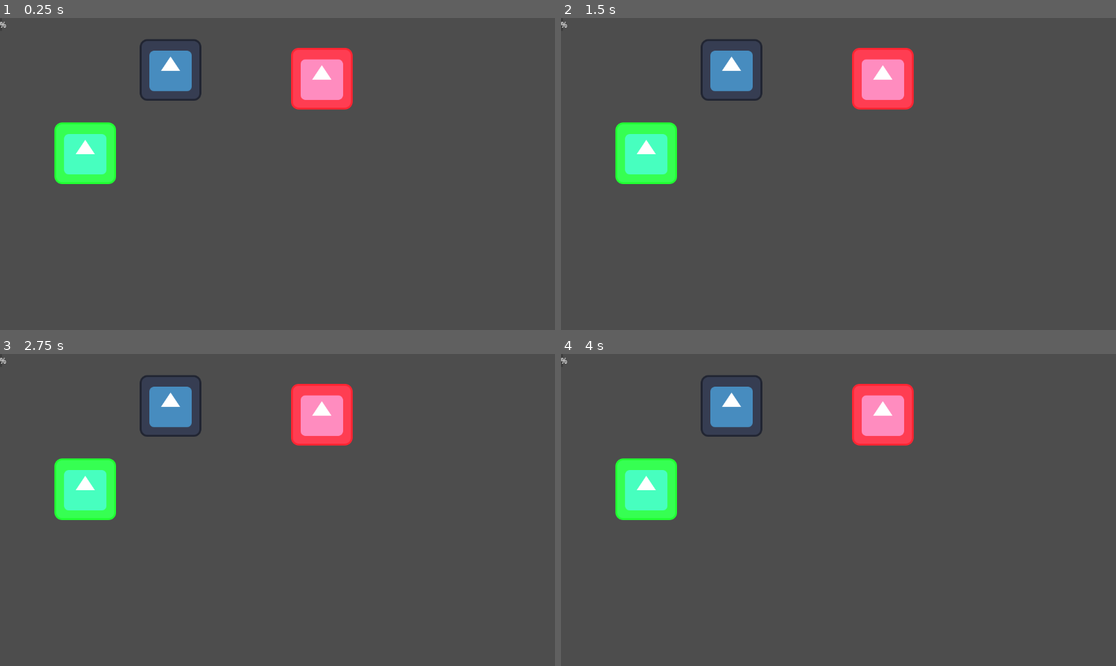
Above: before the commit, frames 1-4 (two rows, left to right).
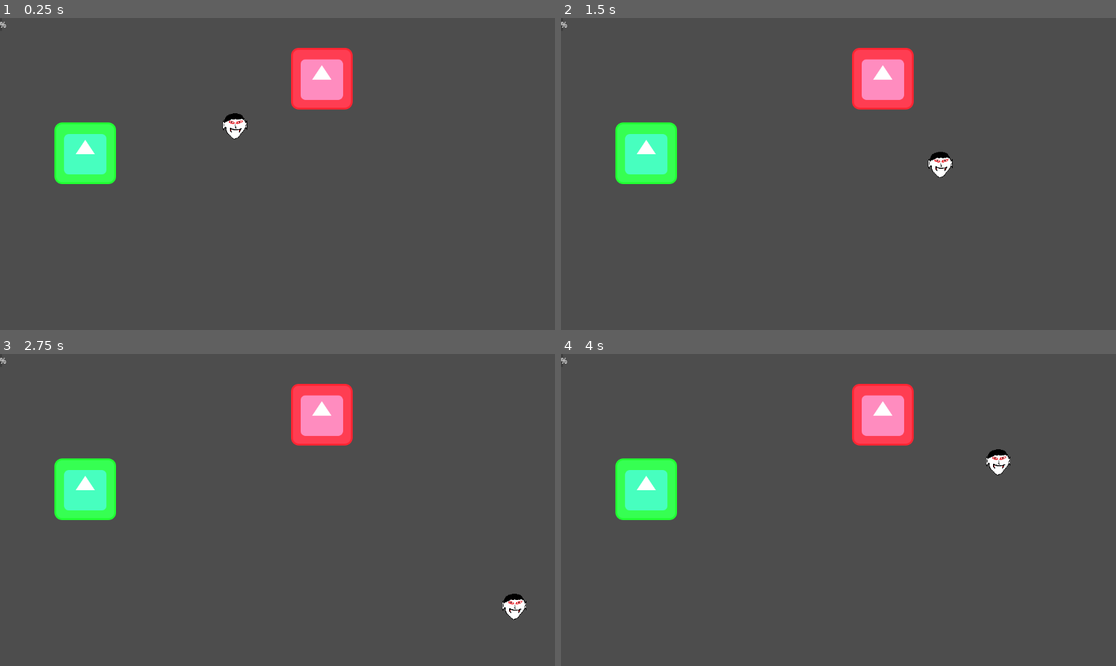
Above: after the commit, the same moments.

Repository: pbagnoud/trijam310
Game: Godot game, scene res://scene/main.tscn
Two runs of this game, one before a commit and one after it. Both use one fixed random seed, a clock stepped at 60 frames per second and the inputs below. The engine's default icon, where the game draws it, is replaced by a stand-in: a white triangle on a blue panel in a dark square.
Inputs:
- Up to frame 1 (0.25 s): no input
- Up to frame 2 (1.5 s): tap Enter at 0.5 s; hold Right (move_right, bound only after the commit) 0.53-1.28 s; hold Down (move_down, bound only after the commit) from 1.28 s (still down)
- Up to frame 3 (2.75 s): release Down (move_down, bound only after the commit) at 2.03 s; hold Right (move_right, bound only after the commit) from 2.03 s (still down)
- Up to frame 4 (4 s): release Right (move_right, bound only after the commit) at 2.78 s; hold Up (move_up, bound only after the commit) 2.78-3.53 s; hold Left (move_left, bound only after the commit) from 3.53 s (still down)

The runs differ from the first frame. In frame 1, 1.5% of the frame differs, in the area x 25-45%, y 6-39%; in frame 2, 1.5%; in frame 3, 1.5%; in frame 4, 1.5%.

Commit message:
Ajouté Player  + déplacements

Diff:
--- a/trijam310/project.godot
+++ b/trijam310/project.godot
@@ -14,3 +14,26 @@
 run/main_scene="res://scene/main.tscn"
 config/features=PackedStringArray("4.3", "Forward Plus")
 config/icon="res://asset/icon.svg"
+
+[input]
+
+move_right={
+"deadzone": 0.5,
+"events": [Object(InputEventKey,"resource_local_to_scene":false,"resource_name":"","device":-1,"window_id":0,"alt_pressed":false,"shift_pressed":false,"ctrl_pressed":false,"meta_pressed":false,"pressed":false,"keycode":0,"physical_keycode":4194321,"key_label":0,"unicode":0,"location":0,"echo":false,"script":null)
+]
+}
+move_left={
+"deadzone": 0.5,
+"events": [Object(InputEventKey,"resource_local_to_scene":false,"resource_name":"","device":-1,"window_id":0,"alt_pressed":false,"shift_pressed":false,"ctrl_pressed":false,"meta_pressed":false,"pressed":false,"keycode":0,"physical_keycode":4194319,"key_label":0,"unicode":0,"location":0,"echo":false,"script":null)
+]
+}
+move_up={
+"deadzone": 0.5,
+"events": [Object(InputEventKey,"resource_local_to_scene":false,"resource_name":"","device":-1,"window_id":0,"alt_pressed":false,"shift_pressed":false,"ctrl_pressed":false,"meta_pressed":false,"pressed":false,"keycode":0,"physical_keycode":4194320,"key_label":0,"unicode":0,"location":0,"echo":false,"script":null)
+]
+}
+move_down={
+"deadzone": 0.5,
+"events": [Object(InputEventKey,"resource_local_to_scene":false,"resource_name":"","device":-1,"window_id":0,"alt_pressed":false,"shift_pressed":false,"ctrl_pressed":false,"meta_pressed":false,"pressed":false,"keycode":0,"physical_keycode":4194322,"key_label":0,"unicode":0,"location":0,"echo":false,"script":null)
+]
+}
--- a/trijam310/scene/player.tscn
+++ b/trijam310/scene/player.tscn
@@ -1,8 +1,20 @@
-[gd_scene load_steps=2 format=3 uid="uid://hgqfonbl0v7u"]
+[gd_scene load_steps=4 format=3 uid="uid://hgqfonbl0v7u"]
 
-[ext_resource type="Texture2D" uid="uid://by50rr17l74kq" path="res://asset/icon.svg" id="1_ntg0u"]
+[ext_resource type="Texture2D" uid="uid://c7m8axq5cfqq1" path="res://asset/Vampire.png" id="1_2yrg5"]
+[ext_resource type="Script" path="res://script/player.gd" id="1_t63xv"]
 
-[node name="Player" type="CharacterBody2D"]
+[sub_resource type="CapsuleShape2D" id="CapsuleShape2D_dxf84"]
+radius = 26.0
+height = 56.0
 
-[node name="Sprite2D" type="Sprite2D" parent="."]
-texture = ExtResource("1_ntg0u")
+[node name="Player" type="CharacterBody2D" groups=["Player"]]
+collision_layer = 4
+script = ExtResource("1_t63xv")
+
+[node name="PlayerSprite" type="Sprite2D" parent="."]
+position = Vector2(135, 115)
+texture = ExtResource("1_2yrg5")
+
+[node name="PlayerCollision" type="CollisionShape2D" parent="."]
+position = Vector2(134, 117)
+shape = SubResource("CapsuleShape2D_dxf84")
--- /dev/null
+++ b/trijam310/script/player.gd
@@ -0,0 +1,29 @@
+extends CharacterBody2D
+
+@export var speed = 400 # How fast the player will move (pixels/sec).
+var screen_size # Size of the game window.
+
+# Called when the node enters the scene tree for the first time.
+func _ready() -> void:
+	pass # Replace with function body.
+
+
+# Called every frame. 'delta' is the elapsed time since the previous frame.
+func _physics_process(delta: float) -> void:
+	var velocity = Vector2.ZERO # The player's movement vector.
+	if Input.is_action_pressed("move_right"):
+		velocity.x += 1
+	if Input.is_action_pressed("move_left"):
+		velocity.x -= 1
+	if Input.is_action_pressed("move_down"):
+		velocity.y += 1
+	if Input.is_action_pressed("move_up"):
+		velocity.y -= 1
+
+	if velocity.length() > 0:
+		velocity = velocity.normalized() * speed
+		#$AnimatedSprite2D.play()
+	#else:
+		#$AnimatedSprite2D.stop()
+	move_and_collide(velocity * delta)
+	#position = position.clamp(Vector2.ZERO, screen_size)
Binary file added: trijam310/asset/Vampire.png
Not shown, added: trijam310/asset/Vampire.png.import
